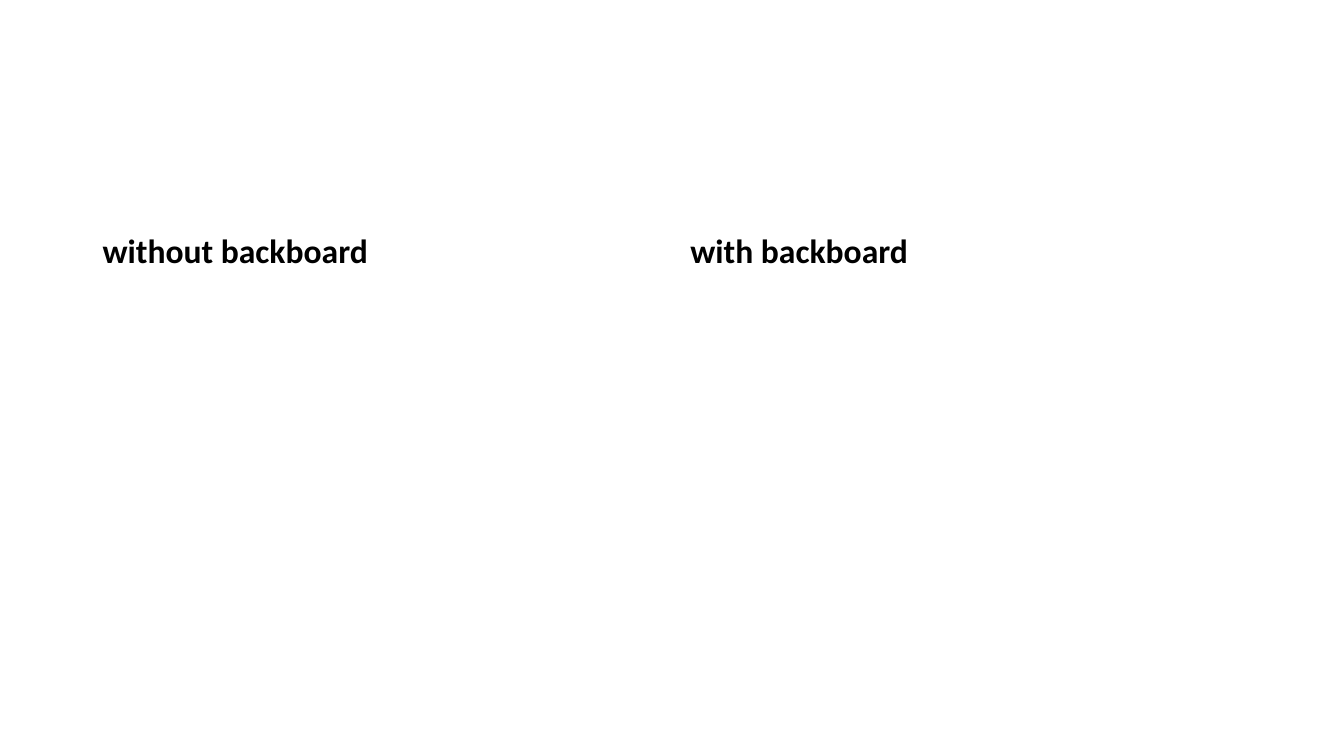
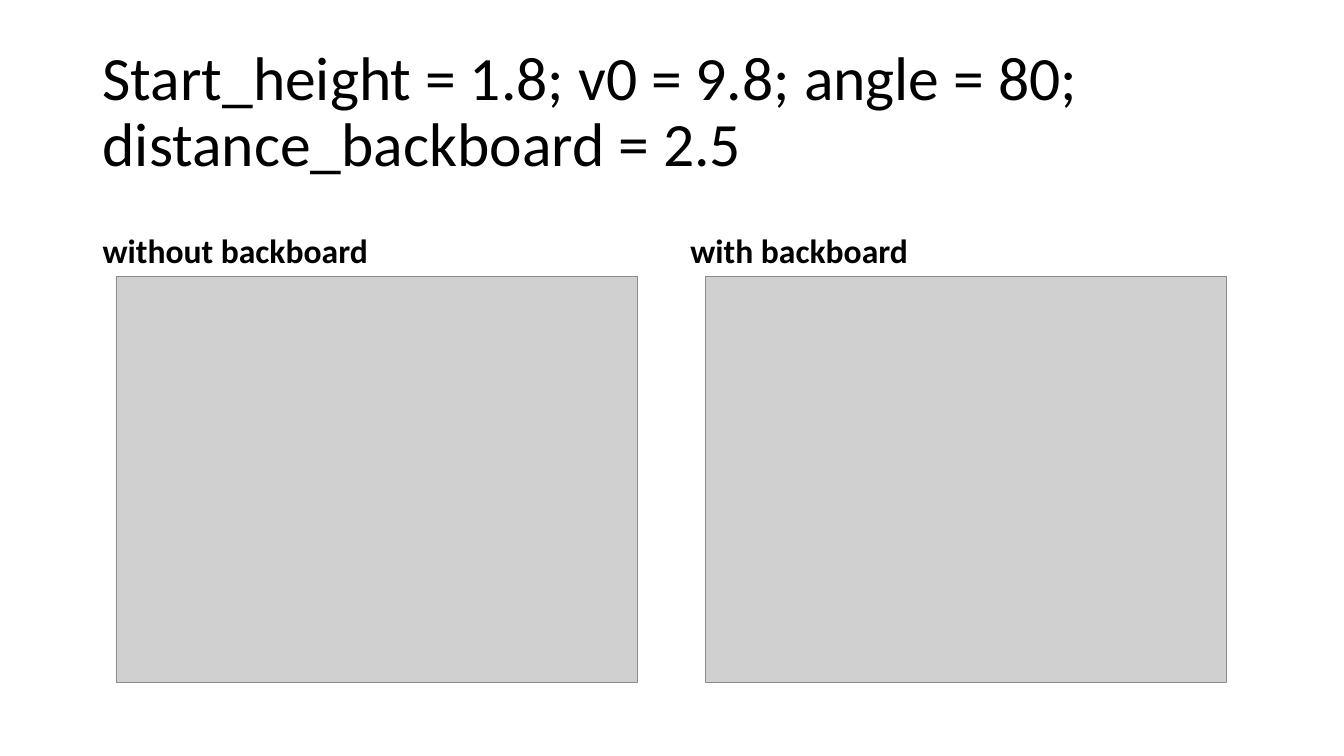
Before and after one commit to cawelch/hoop-never-misses, a slide deck: slide 4 of Weekly Presentations/Week 2.pptx. Drawn at 1344x756 pixels with LibreOffice and Linux fonts; fonts in the diff are those of the drawing; grey boxes stand for pictures. Boxes give left, top, right and bottom in pixels: in the first picture for what was removed or moved away, otherwise in the second. Text is boxed around its words. In the diff, an @@ line names an element or a change of style, - is before the commit and + after.

```diff
--- a/Weekly Presentations/Week 2.pptx
+++ b/Weekly Presentations/Week 2.pptx
@@ title added at [103,57,1077,175], 44 pt, text #000000 @@
+Start_height = 1.8; v0 = 9.8; angle = 80; distance_backboard = 2.5
@@ picture added at [116,276,637,683] @@
@@ picture added at [706,276,1226,683] @@
```
Also in this commit, not shown: 6 other slides changed, 1 slide added, 1 slide removed, 2 other files.
